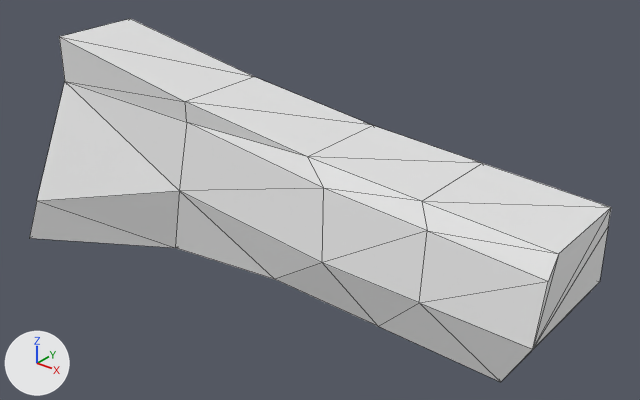
Renders of the OBJ model resources/enemy/RightUpArm.obj from each side of a commit.
Camera for both pictures: a camera (50 mm lens) standing at (1.243, -0.865, 1.356) and looking at (0.698, -0.185, 0.934). Arrows for +X, +Y and +Z are at lower left; the lights stay in place. Mesh edges are drawn as thin lines. Where no turn or scale is listed for an object, it has been applied to the vertices.

Before the edit, the objects in view are built like this:
```python
me_立方体_001 = bpy.data.meshes.new('立方体.001')
me_立方体_001.from_pydata(...)  # 40 vertices, 76 faces; spans x 0.311..0.996, y -0.306..-0.131, z 0.808..1.066
ob_立方体_001 = bpy.data.objects.new('立方体.001', me_立方体_001)
ob_立方体_001.location = (0.0, 0.0, 0.0)
```
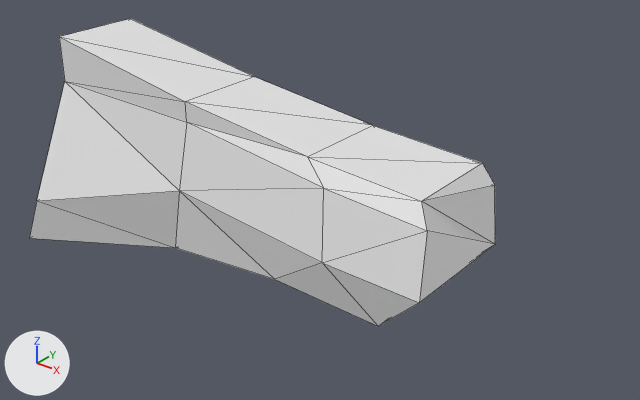
The newer file is also turned or shifted as a whole; pictures and numbers use the older file's frame.

Changed parts and their boxes (x1, y1, x2, y2) in the pictures (640 x 400 px):
'立方体.001', reshaped (20% narrower, 15% shorter): before (30, 19, 611, 382); after (30, 19, 495, 326)
part 1 of me_立方体_001, cut back: before (378, 163, 611, 382); after (420, 163, 495, 302)

The change in detail:
me_立方体_001 is used by ob_立方体_001; location (0.0, 0.0, 0.0).
me_立方体_001 had 40 vertices, 76 faces and spanned x 0.311..0.996, y -0.306..-0.131, z 0.808..1.066.
me_立方体_001 now has 32 vertices, 60 faces and spans x 0.311..0.885, y -0.306..-0.131, z 0.808..1.066.
Part 1, on me_立方体_001:
8 vertices are removed from x 0.966..0.996, y -0.271..-0.131, z 0.862..0.996.
22 faces are deleted.
6 new faces join them.
